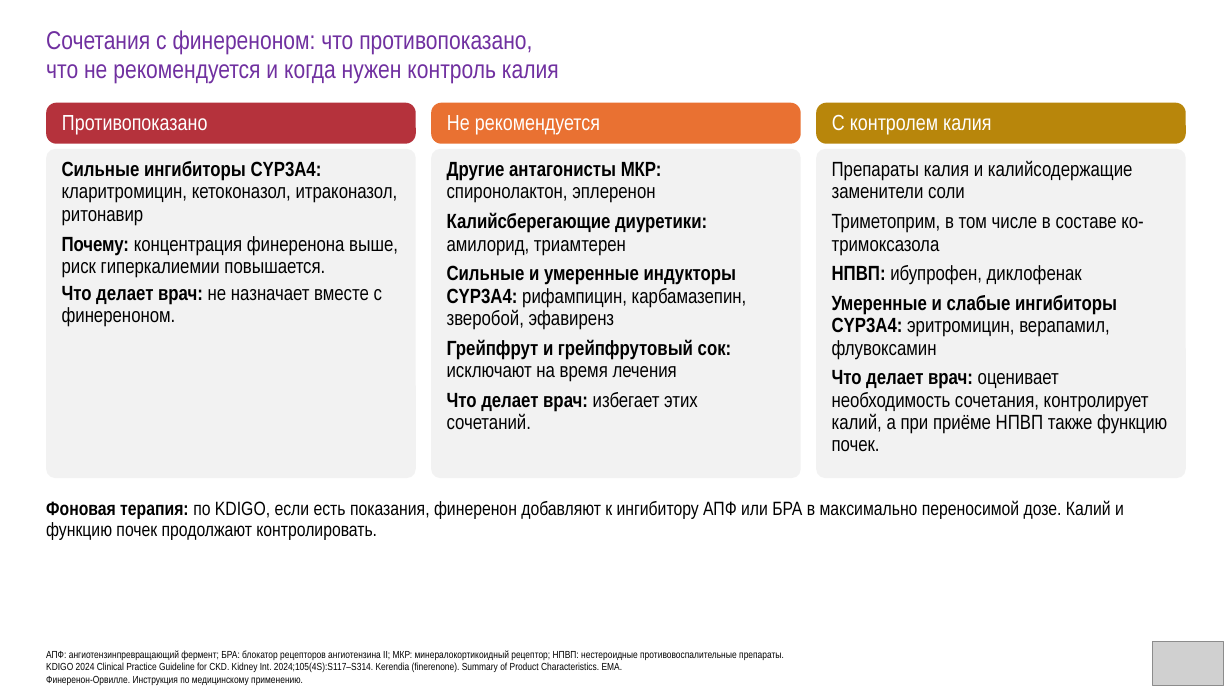
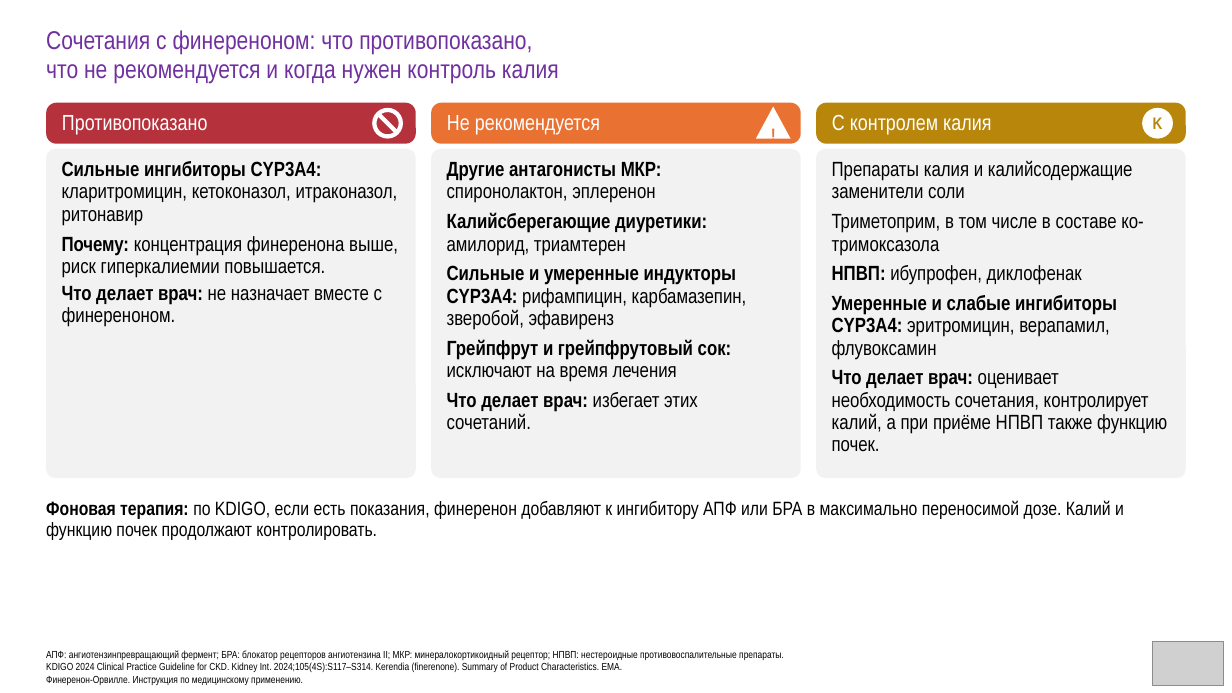
Before and after one commit to drabdulbosit1-eng/my-test-cloud, a slide deck: slide 30 of finerenone/Finerenone_Levin_reviewed.pptx. Drawn at 1232x693 pixels with LibreOffice and Linux fonts; fonts in the diff are those of the drawing; grey boxes stand for pictures. Boxes give left, top, right and bottom in pixels: in the first picture for what was removed or moved away, otherwise in the second. Text is boxed around its words. In the diff, an @@ line names an element or a change of style, - is before the commit and + after.

```diff
--- a/finerenone/Finerenone_Levin_reviewed.pptx
+++ b/finerenone/Finerenone_Levin_reviewed.pptx
@@ no-entry sign added at <box>372,108,403,139</box>, fill #FFFFFF @@
@@ triangle added at <box>756,106,791,139</box>, fill #FFFFFF, 14 pt, text #E97132, bold @@
+!
@@ ellipse added at <box>1142,108,1173,139</box>, fill #FFFFFF, 13 pt, text #B8860B, bold @@
+K
```
Also in this commit, not shown: 4 other slides changed, 1 other file.
